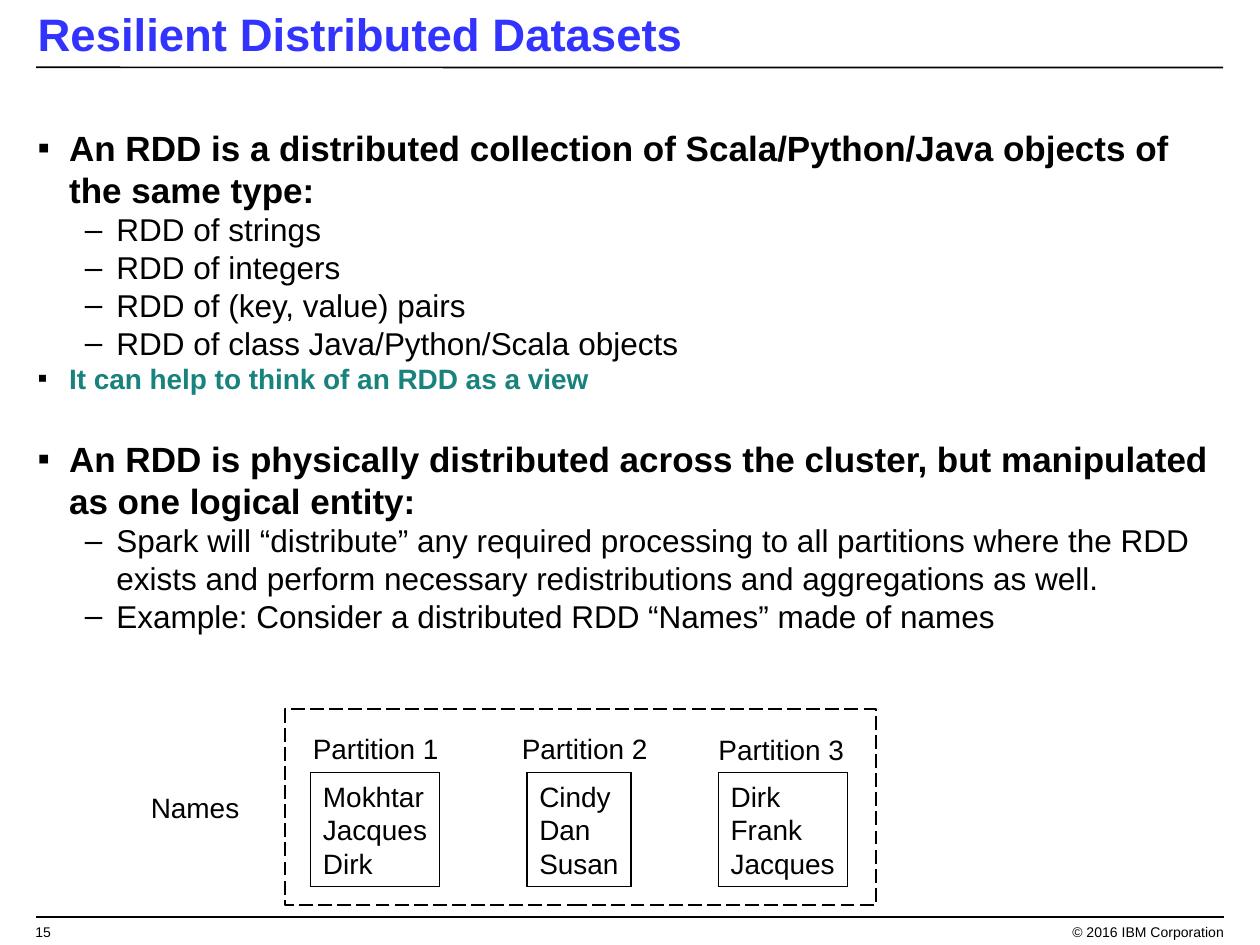
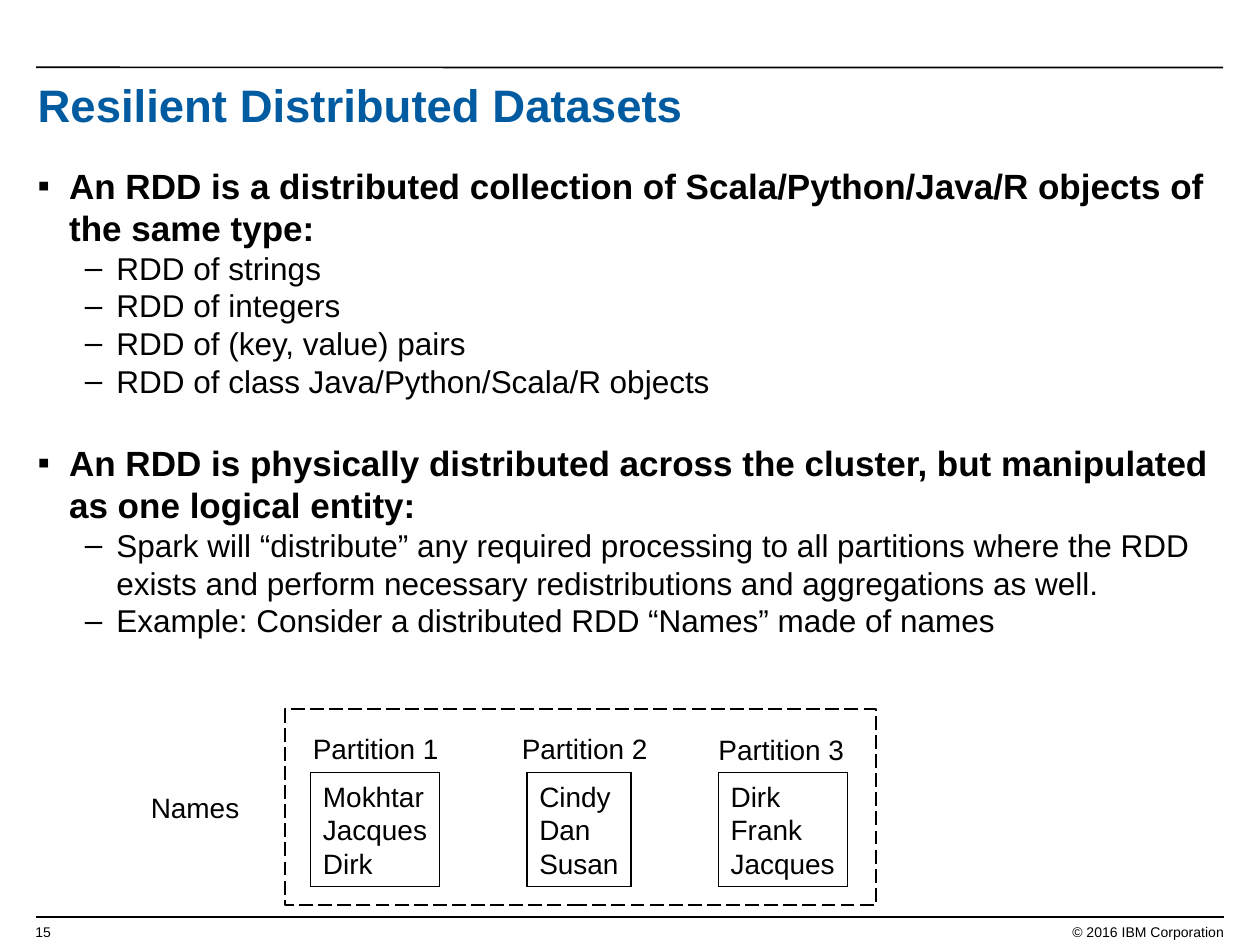
Before and after one commit to jpatter/SparkPOT, a slide deck: slide 15 of Lab-1/Coding w Apache Spark.ppt. Drawn at 1260x945 pixels with LibreOffice and Linux fonts; fonts in the diff are those of the drawing; background and template pictures are left out. Boxes give left, top, right and bottom in pixels: in the first picture for what was removed or moved away, otherwise in the second. Text is boxed around its words. In the diff, an @@ line names an element or a change of style, - is before the commit and + after.

```diff
--- a/Lab-1/Coding w Apache Spark.ppt
+++ b/Lab-1/Coding w Apache Spark.ppt
@@ title "Resilient Distributed Datasets": place and size @@
-title "Resilient Distributed Datasets" at <box>38,18,682,52</box>
+title "Resilient Distributed Datasets" at <box>38,89,682,123</box>
@@ title "Resilient Distributed Datasets" at <box>38,89,682,123</box>: text colour #3333FF to #005BA0 @@
@@ text "An RDD is a distributed ...": place and size @@
-text "An RDD is a distributed ..." at <box>69,135,1207,634</box>
+text "An RDD is a distributed ..." at <box>69,173,1207,638</box>
@@ text at <box>69,173,1203,248</box>: text changed @@
-▪ An RDD is a distributed collection of Scala/Python/Java objects of the same type:
+▪ An RDD is a distributed collection of Scala/Python/Java/R objects of the same type:
@@ text at <box>116,370,710,399</box>: text changed @@
-  – RDD of class Java/Python/Scala objects
-▪ It can help to think of an RDD as a view
+  – RDD of class Java/Python/Scala/R objects
```
Also in this commit, not shown: 26 other slides changed, 4 slides added, 2 slides removed.
